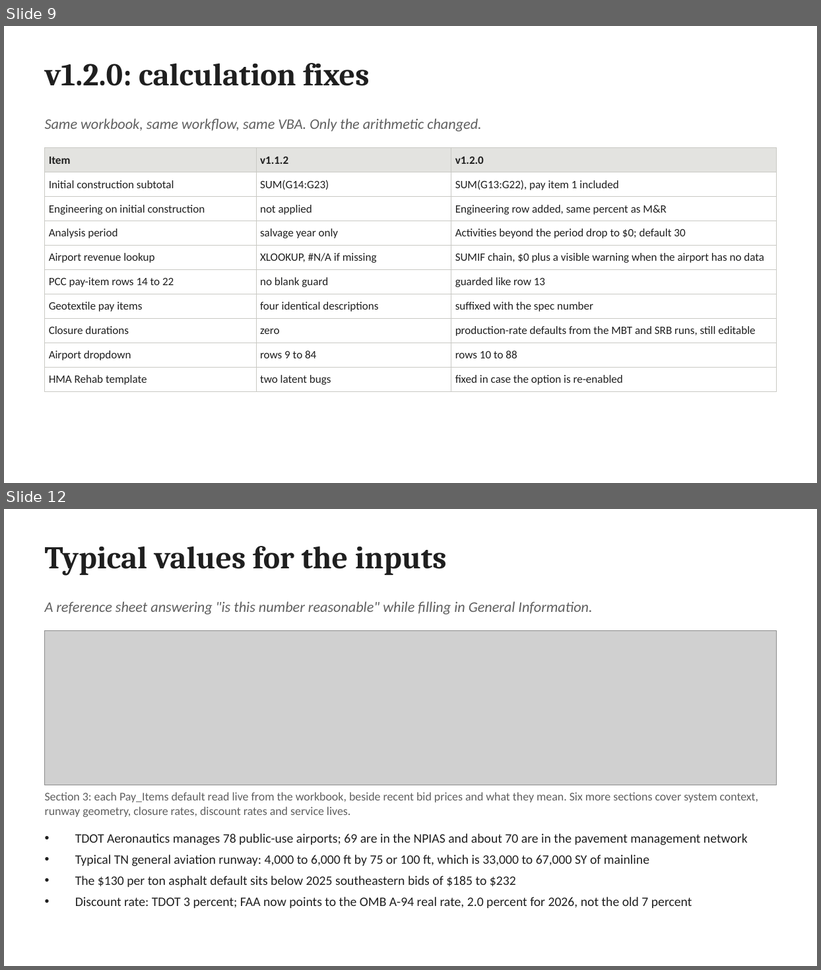
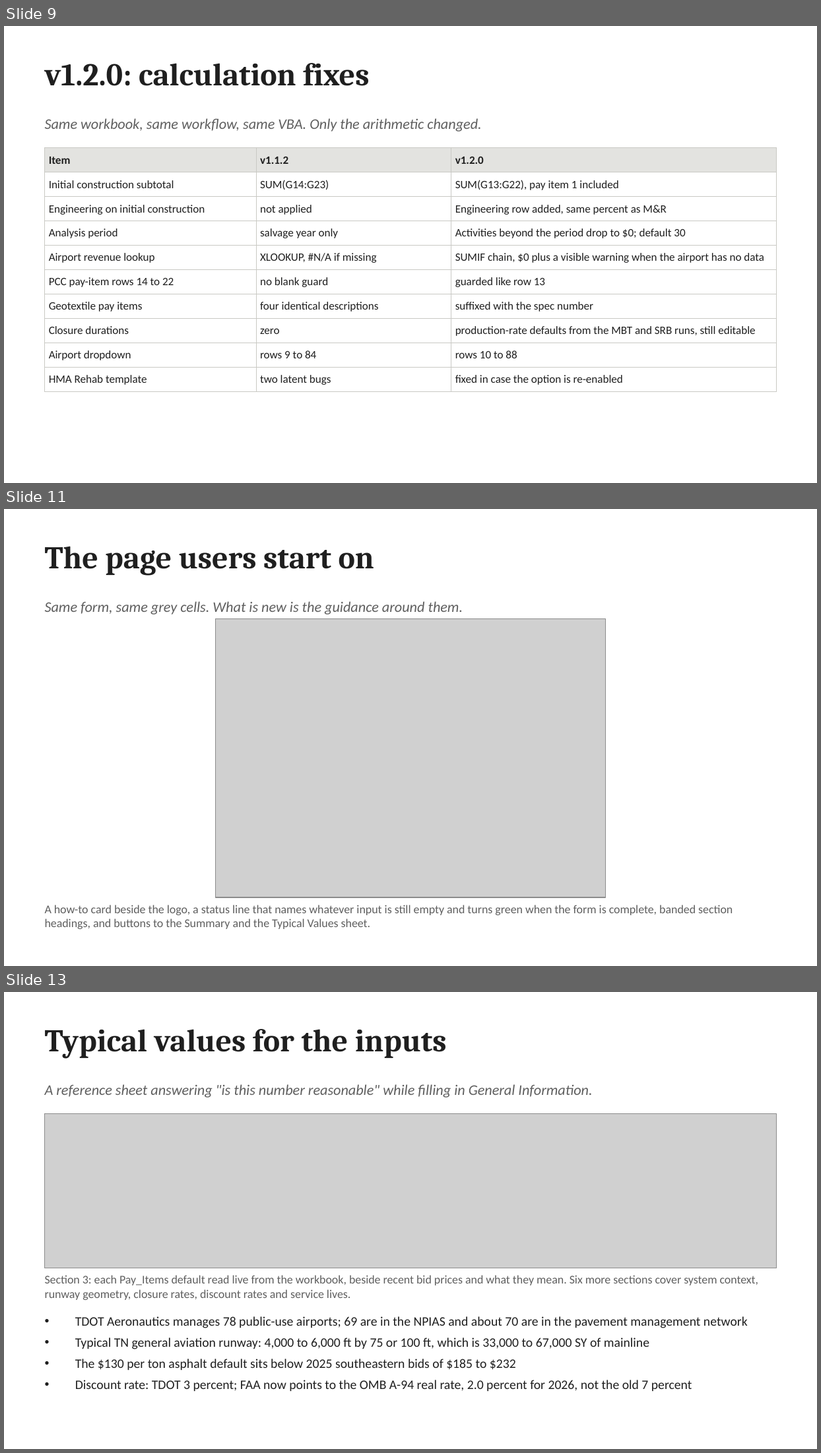
Before and after one commit to JosephD130/lcca-dashboard, a slide deck: tdot-lcca/TDOT_LCCA_Review_and_v1.2.0_Update.pptx. Shown one above the other, each under a label of ours: slides 9 and 12 before the commit, slides 9, 11 and 13 after it; the slides between them are not shown. The pictures are 821x970 and 821x1453 pixels, drawn with LibreOffice and Linux fonts; fonts in the diff are those of the drawing; grey boxes stand for pictures. Boxes give left, top, right and bottom in pixels: in the first picture for what was removed or moved away, otherwise in the second. Text is boxed around its words. In the diff, an @@ line names an element or a change of style, - is before the commit and + after.

```diff
--- a/tdot-lcca/TDOT_LCCA_Review_and_v1.2.0_Update.pptx
+++ b/tdot-lcca/TDOT_LCCA_Review_and_v1.2.0_Update.pptx
@@ slide 11 added at box(4, 509, 817, 966), background #FFFFFF @@
@@ text added at box(45, 546, 374, 576), 28 pt, text #1F1F1F, bold @@
+The page users start on
@@ text added at box(45, 601, 463, 615), 13 pt, text #5F5F5F, italic @@
+Same form, same grey cells. What is new is the guidance around them.
@@ picture added at box(215, 619, 606, 898) @@
@@ text added at box(45, 905, 733, 929), 10.5 pt, text #5F5F5F @@
+A how-to card beside the logo, a status line that names whatever input is still empty and turns green when the form is complete, banded section headings, and buttons to the Summary and the Typical Values sheet.
@@ what was slide 12 is now slide 13 @@
```
Also in this commit, not shown: 1 slide changed, 15 other files.
